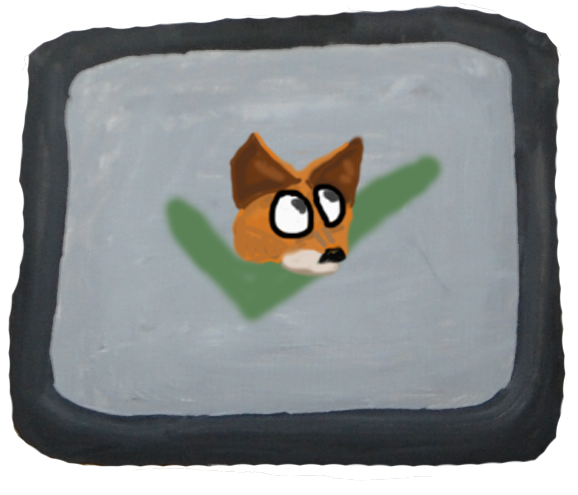
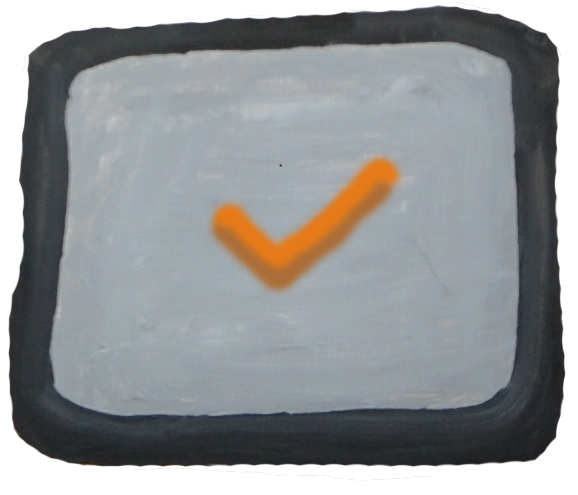
Layer changes from the first 578 x 495 image to the second:
hid "Layer 3" over 224, 130, 367, 278
added layer "Layer 5" above "Layer 4" over 201, 148, 410, 301
hid "Layer 4", painted on it over 159, 130, 447, 328
